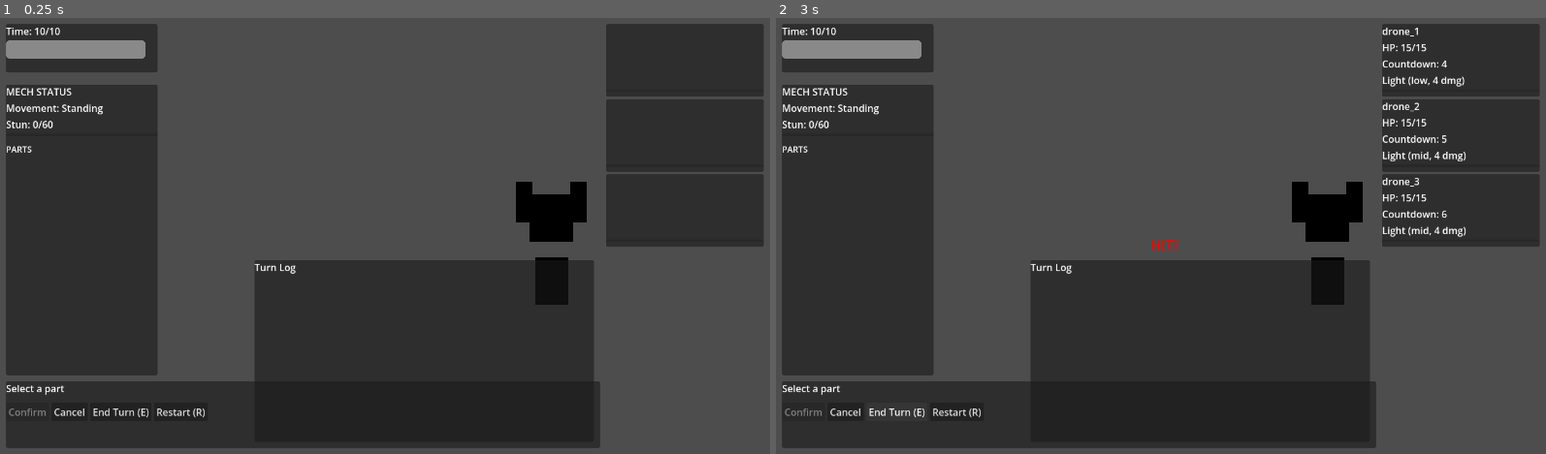
Above: before the commit, frames 1-2 (left to right).
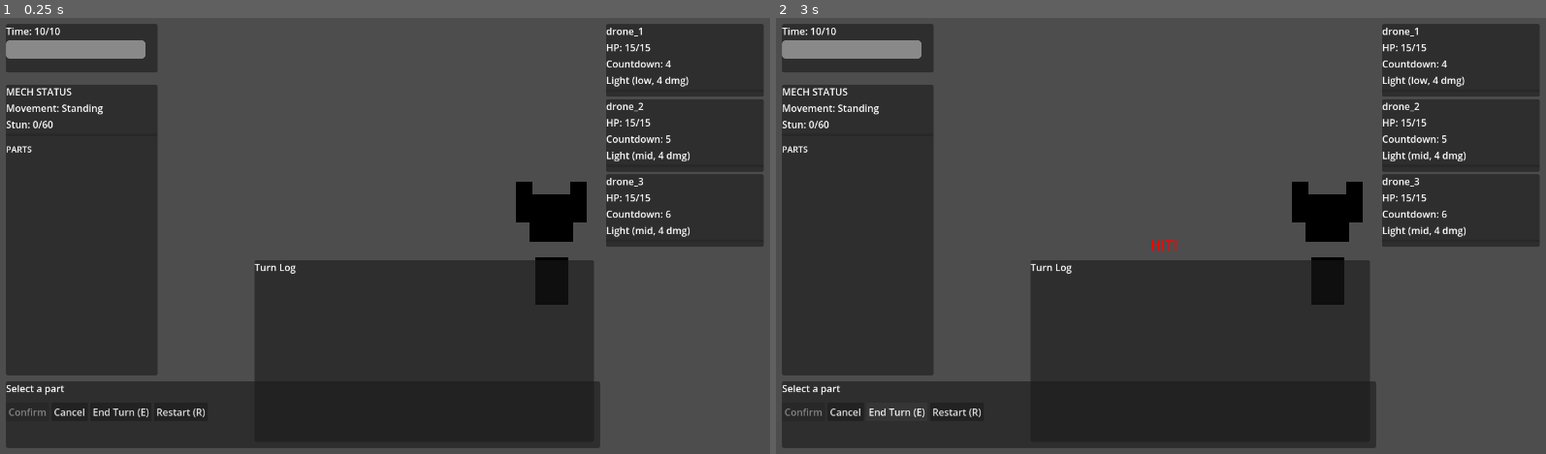
Above: after the commit, the same moments.

Repository: bryanjiang15/Project-Bebop
Game: Godot game, scene res://scenes/combat/combat_scene.tscn
Two runs of this game, one before a commit and one after it. Both use one fixed random seed, a clock stepped at 60 frames per second and the inputs below.
Inputs:
- Up to frame 1 (0.25 s): no input
- Up to frame 2 (3 s): click "Restart (R)" at 0.5 s; click "Restart (R)" at 1.25 s; click "Restart (R)" at 2 s; click "End Turn (E)" at 2.75 s

The runs differ from the first frame. In frame 1, 0.8% of the frame differs, in the area x 78-90%, y 2-51%; in frame 2, nothing differs.
Error before the commit: Invalid assignment of property or key 'text' with value of type 'String' on a base object of type 'Nil'. (res://scripts/utils/enemy_card.gd:53)

Commit message:
Fix @onready node path errors and add macOS export
- Root cause: @onready evaluates before _ready(), but nodes are created programmatically in _ready()
- Removed @onready from combat_controller.gd (camera, mech_visual, enemies_container, ui)
- Removed @onready from enemy_card.gd (all labels and progress bar)
- Added lazy UI initialization in enemy_card.gd initialize()
- All tests pass: 36/36 unit tests, E1 playability verified
- Scene loads cleanly with zero node path errors
- Added GitHub Actions workflow for testing and macOS export
- Updated .gitignore to commit .import files and export_presets.cfg
- Added macOS export preset (universal, unsigned .zip)

Co-authored-by: Bryan Jiang <bryanjiang15@users.noreply.github.com>

Diff:
--- a/scripts/combat_controller.gd
+++ b/scripts/combat_controller.gd
@@ -2,10 +2,10 @@
 extends Node
 class_name CombatController
 
-@onready var camera = $Camera3D
-@onready var mech_visual = $Mech
-@onready var enemies_container = $Enemies
-@onready var ui = $UI
+var camera
+var mech_visual
+var enemies_container
+var ui
 
 var config: ConfigManager
 var combat: CombatState
--- a/scripts/utils/enemy_card.gd
+++ b/scripts/utils/enemy_card.gd
@@ -2,11 +2,11 @@
 extends PanelContainer
 class_name EnemyCard
 
-@onready var enemy_name_label = $VBox/NameLabel
-@onready var hp_label = $VBox/HPLabel
-@onready var countdown_label = $VBox/CountdownLabel
-@onready var move_label = $VBox/MoveLabel
-@onready var stun_bar = $VBox/StunBar
+var enemy_name_label
+var hp_label
+var countdown_label
+var move_label
+var stun_bar
 
 var enemy_state: EnemyState
 var config: ConfigManager
@@ -42,6 +42,9 @@
 	vbox.add_child(stun_bar)
 
 func initialize(state: EnemyState, p_config: ConfigManager):
+	if not enemy_name_label:
+		_create_ui()
+
 	enemy_state = state
 	config = p_config
 	update_display()
--- /dev/null
+++ b/tests/test_combat_scene_smoke.gd
@@ -0,0 +1,95 @@
+extends SceneTree
+
+# Smoke test: Verify combat_scene.tscn loads without errors
+# Tests that all @onready paths are valid and scene initializes properly
+
+var frame = 0
+
+func _init():
+	print("\n=== COMBAT SCENE SMOKE TEST ===")
+
+func _initialize():
+	# Load and instantiate scene
+	var scene_resource = load("res://scenes/combat/combat_scene.tscn")
+	if scene_resource == null:
+		print("[FAIL] Failed to load combat_scene.tscn")
+		quit(1)
+		return
+
+	var combat_scene = scene_resource.instantiate()
+	if combat_scene == null:
+		print("[FAIL] Failed to instantiate scene")
+		quit(1)
+		return
+
+	root.add_child(combat_scene)
+	print("  Scene instantiated and added to tree")
+
+func _process(_delta):
+	frame += 1
+
+	# Wait a few frames for _ready() to complete
+	if frame < 10:
+		return
+
+	# Get root scene
+	var controller = root.get_child(0)
+
+	# Verify controller methods exist
+	if not controller.has_method("select_part"):
+		print("[FAIL] Controller missing select_part method")
+		quit(1)
+		return
+
+	# Verify combat state
+	var combat = controller.combat
+	if combat == null:
+		print("[FAIL] Combat state is null")
+		quit(1)
+		return
+
+	if combat.mech == null:
+		print("[FAIL] Mech not initialized")
+		quit(1)
+		return
+
+	if combat.enemies.size() == 0:
+		print("[FAIL] No enemies loaded")
+		quit(1)
+		return
+
+	# Verify visual components created
+	if controller.camera == null:
+		print("[FAIL] Camera not created")
+		quit(1)
+		return
+
+	if controller.mech_visual == null:
+		print("[FAIL] Mech visual not created")
+		quit(1)
+		return
+
+	if controller.ui == null:
+		print("[FAIL] UI not created")
+		quit(1)
+		return
+
+	# Check UI panels exist
+	if controller.ui.get_node_or_null("TimePanel") == null:
+		print("[FAIL] TimePanel not found")
+		quit(1)
+		return
+
+	if controller.ui.get_node_or_null("MechPanel") == null:
+		print("[FAIL] MechPanel not found")
+		quit(1)
+		return
+
+	if controller.ui.get_node_or_null("ActionPanel") == null:
+		print("[FAIL] ActionPanel not found")
+		quit(1)
+		return
+
+	print("  All components verified successfully")
+	print("[PASS] CombatSceneSmoke")
+	quit(0)
Not shown, changed: export_presets.cfg
Not shown, added: icon.svg.import
Not shown, added: tests/test_combat_scene_smoke.gd.uid
Not shown, added: .github/workflows/build.yml
Not shown, changed: .gitignore
Not shown, added: BUGFIX_ONREADY.md
Not shown, added: tests/run_all_tests.sh
